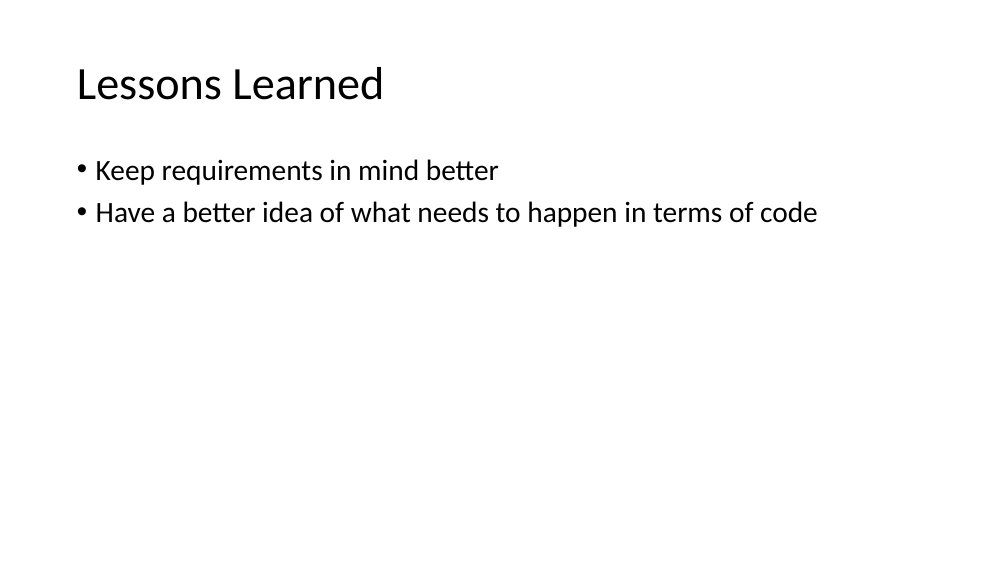
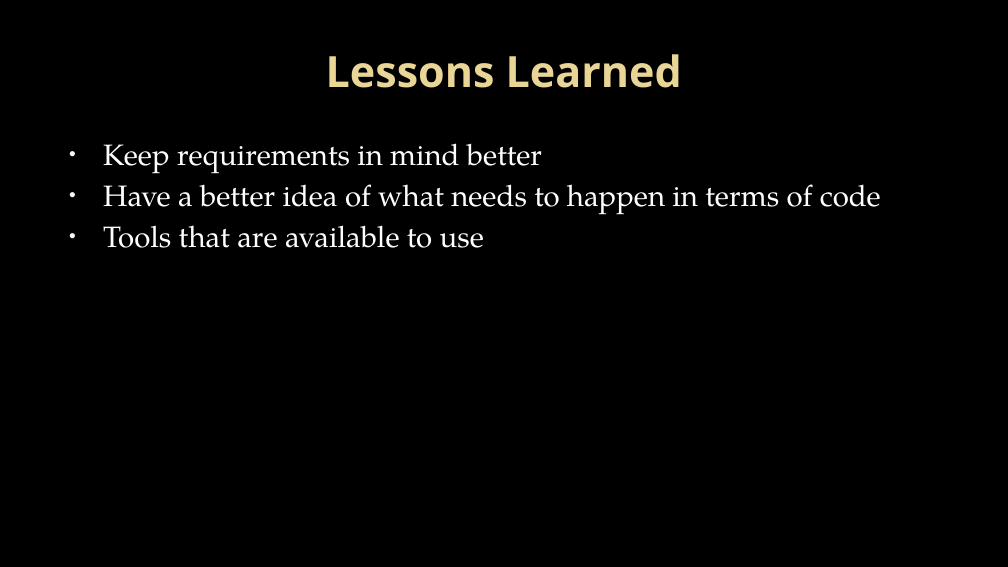
Before and after one commit to powellb1/SE300, a slide deck: slide 10 of Artifacts/Cycle 2/Presentation.pptx. Drawn at 1008x567 pixels with LibreOffice and Linux fonts; fonts in the diff are those of the drawing; background and template pictures are left out. Boxes give left, top, right and bottom in pixels: in the first picture for what was removed or moved away, otherwise in the second. Text is boxed around its words. In the diff, an @@ line names an element or a change of style, - is before the commit and + after.

```diff
--- a/Artifacts/Cycle 2/Presentation.pptx
+++ b/Artifacts/Cycle 2/Presentation.pptx
@@ background #FFFFFF to picture (left out) @@
@@ title "Lessons Learned": place and size @@
-title "Lessons Learned" at <box>77,67,384,100</box>
+title "Lessons Learned" at <box>326,54,682,88</box>
@@ title "Lessons Learned" at <box>326,54,682,88</box>: size 44 to 41 pt, font Calibri to Noto Sans, text colour #000000 to gradient #EAD696 to #E7D081, bold on; alignment left to centre; line spacing 0.9 to 1 @@
@@ text "Keep requirements in mind better": place and size @@
-text "Keep requirements in mind better" at <box>96,159,818,227</box>
+text "Keep requirements in mind better" at <box>103,143,881,248</box>
@@ text at <box>103,143,881,215</box>: font Calibri to TeX Gyre Pagella, text colour #000000 to #FFFFFF in "Keep requirements in mind better", "Have a better idea of what needs ..."; indent changed; line spacing 0.9 to 1; less space between paragraphs @@
@@ text at <box>103,225,484,248</box>: paragraph added @@
+• Tools that are available to use
```
Also in this commit, not shown: 8 other slides changed, 1 slide added, 1 slide removed, 3 other files.
